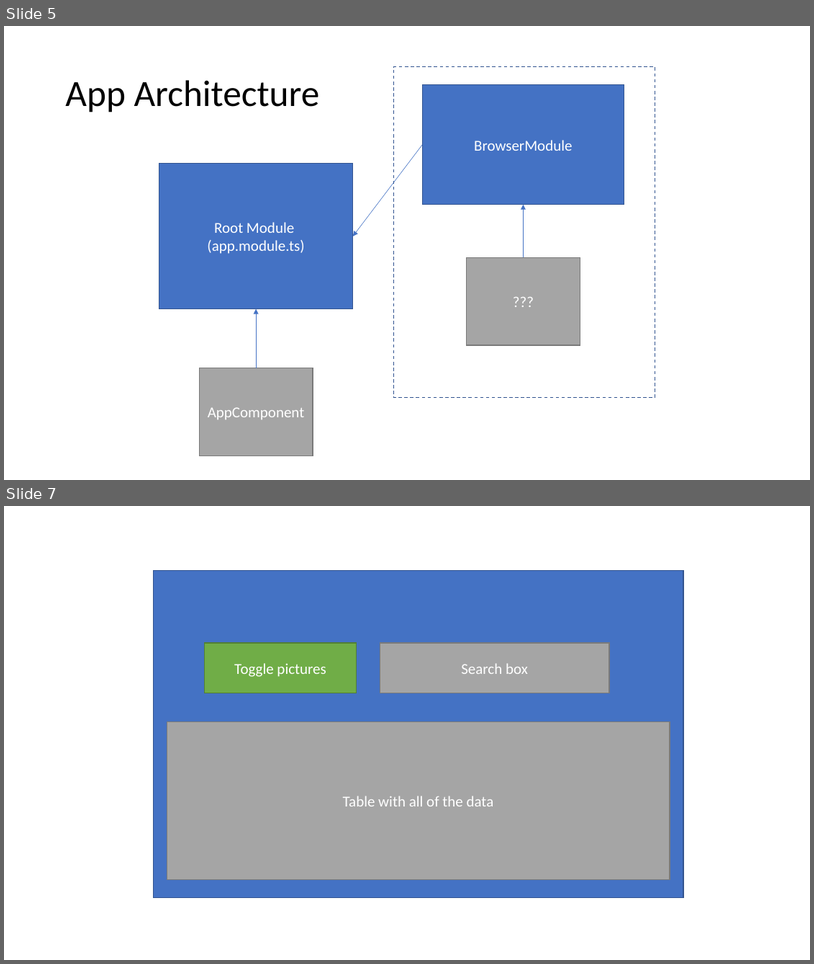
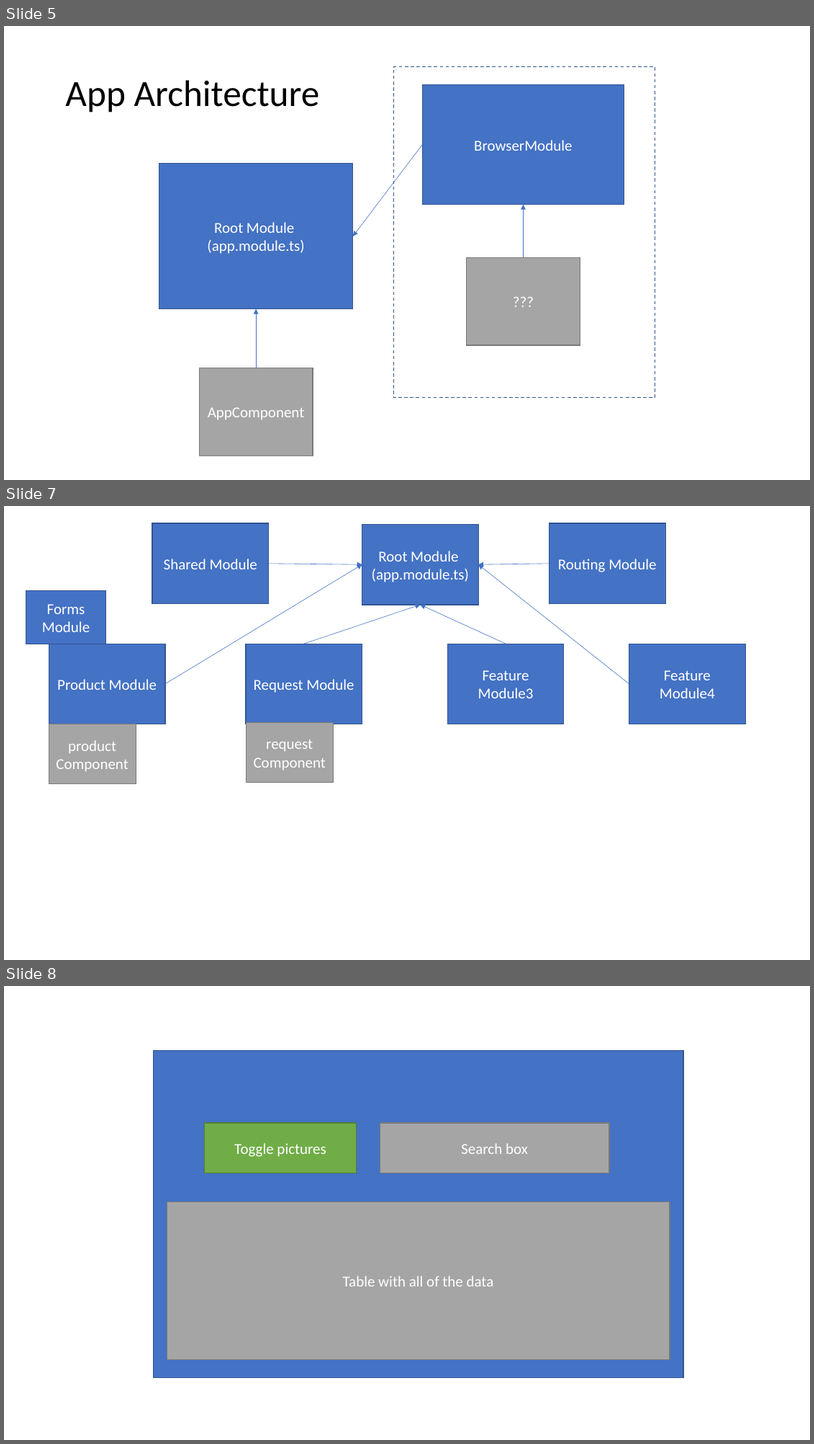
Before and after one commit to 200914ROC2/Training, a slide deck: 6Week-Angular/6w.pptx. Shown one above the other, each under a label of ours: slides 5 and 7 before the commit, slides 5, 7 and 8 after it; the slides between them are not shown. The pictures are 814x964 and 814x1444 pixels, drawn with LibreOffice and Linux fonts; fonts in the diff are those of the drawing. Boxes give left, top, right and bottom in pixels: in the first picture for what was removed or moved away, otherwise in the second. Text is boxed around its words. In the diff, an @@ line names an element or a change of style, - is before the commit and + after.

```diff
--- a/6Week-Angular/6w.pptx
+++ b/6Week-Angular/6w.pptx
@@ slide 7 added at [4,506,810,960], background #FFFFFF @@
@@ rectangle added at [152,523,268,604], fill #4472C4, outline #325491 1 pt, 18 pt, text #FFFFFF @@
+Shared Module
@@ rectangle added at [362,524,478,605], fill #4472C4, outline #325491 1 pt, 18 pt, text #FFFFFF @@
+Root Module
+(app.module.ts)
@@ rectangle added at [550,523,666,604], fill #4472C4, outline #325491 1 pt, 18 pt, text #FFFFFF @@
+Routing Module
@@ arrow added from (165, 684) to (362, 565), #4472C4 0.5 pt @@
@@ arrow added from (269, 564) to (362, 565), #4472C4 0.5 pt @@
@@ arrow added from (550, 564) to (479, 565), #4472C4 0.5 pt @@
@@ arrow added from (630, 684) to (479, 565), #4472C4 0.5 pt @@
@@ rectangle added at [26,591,106,644], fill #4472C4, outline #325491 1 pt, 18 pt, text #FFFFFF @@
+Forms Module
@@ arrow added from (304, 644) to (421, 605), #4472C4 0.5 pt @@
@@ arrow added from (506, 644) to (421, 605), #4472C4 0.5 pt @@
@@ rectangle added at [49,644,165,724], fill #4472C4, outline #325491 1 pt, 18 pt, text #FFFFFF @@
+Product Module
@@ rectangle added at [246,644,362,724], fill #4472C4, outline #325491 1 pt, 18 pt, text #FFFFFF @@
+Request Module
@@ rectangle added at [448,644,564,724], fill #4472C4, outline #325491 1 pt, 18 pt, text #FFFFFF @@
+Feature Module3
@@ rectangle added at [630,644,746,724], fill #4472C4, outline #325491 1 pt, 18 pt, text #FFFFFF @@
+Feature Module4
@@ rectangle added at [49,723,136,784], fill #A5A5A5, outline #7A7A7A 1 pt, 18 pt, text #FFFFFF @@
+product Component
@@ rectangle added at [246,723,333,782], fill #A5A5A5, outline #7A7A7A 1 pt, 18 pt, text #FFFFFF @@
+request Component
@@ what was slide 7 is now slide 8 @@
```
Also in this commit, not shown: 2 slides changed, 5 other slides added.
